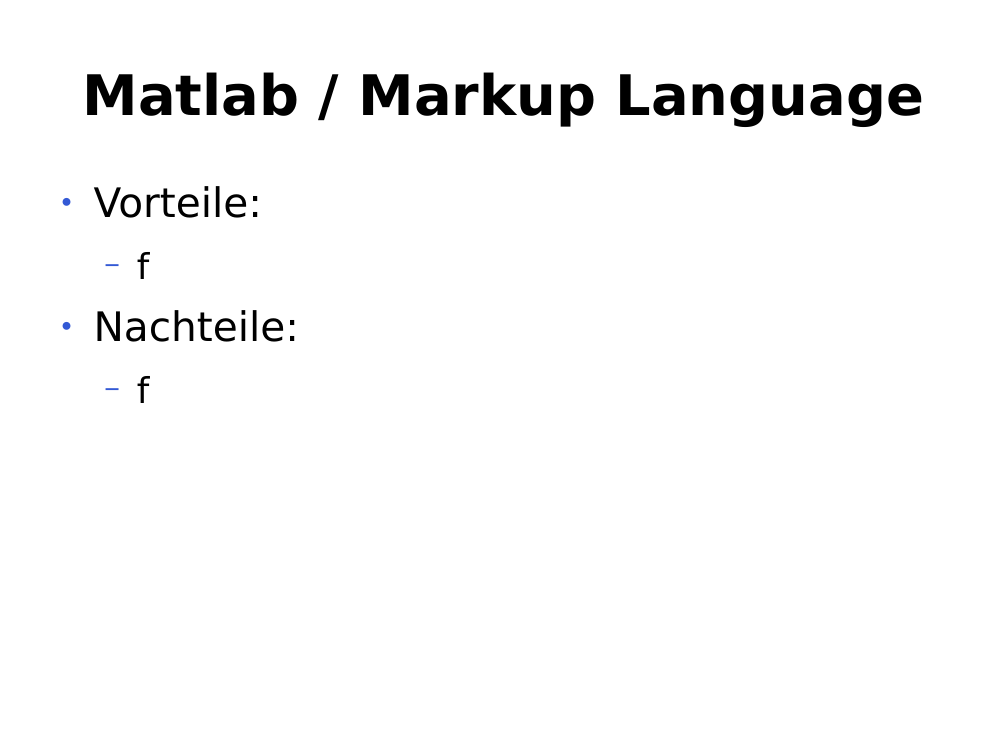
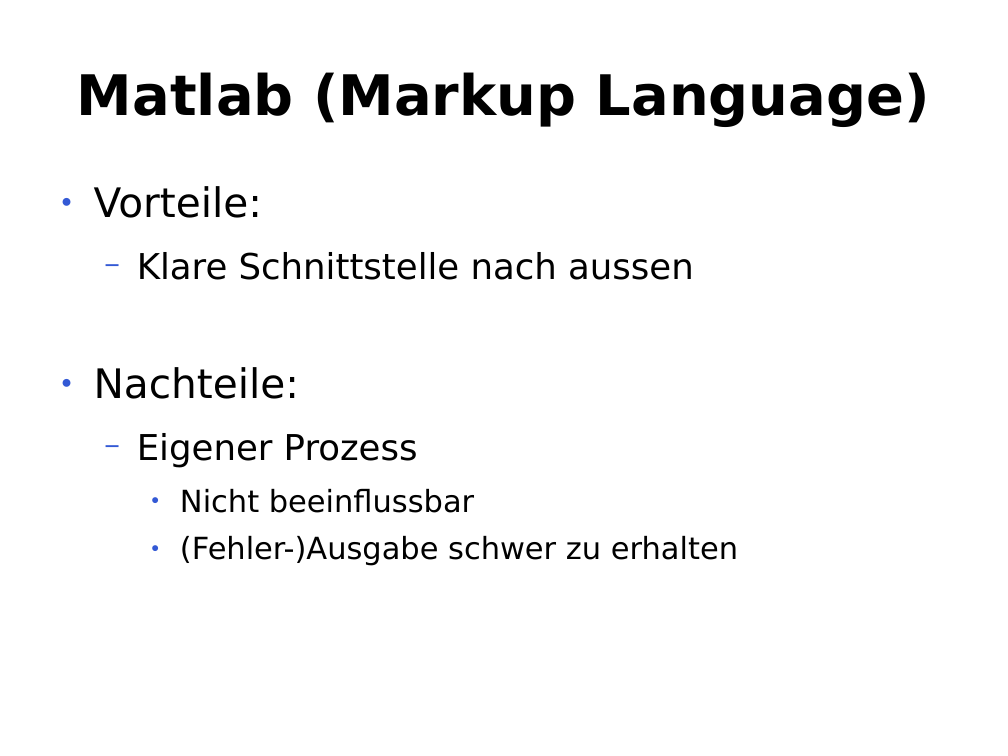
Before and after one commit to te-bachi/SimulationDoc, a slide deck: slide 23 of präsentation/Präsentation_bachi.odp. Drawn at 1008x756 pixels with LibreOffice and Linux fonts; fonts in the diff are those of the drawing. Boxes give left, top, right and bottom in pixels: in the first picture for what was removed or moved away, otherwise in the second. Text is boxed around its words. In the diff, an @@ line names an element or a change of style, - is before the commit and + after.

```diff
--- a/präsentation/Präsentation_bachi.odp
+++ b/präsentation/Präsentation_bachi.odp
@@ title at (77, 72, 930, 127): text changed @@
-Matlab / Markup Language
+Matlab (Markup Language)
@@ text at (137, 252, 694, 280): text changed @@
-  − f
+  − Klare Schnittstelle nach aussen
@@ text at (137, 433, 738, 565): text changed; size 28 to 24 pt @@
-  − f
+  − Eigener Prozess
+    ● Nicht beeinflussbar
+    ● (Fehler-)Ausgabe schwer zu erhalten
```
Also in this commit, not shown: 1 other slide changed, 2 slides added, 1 slide removed.
